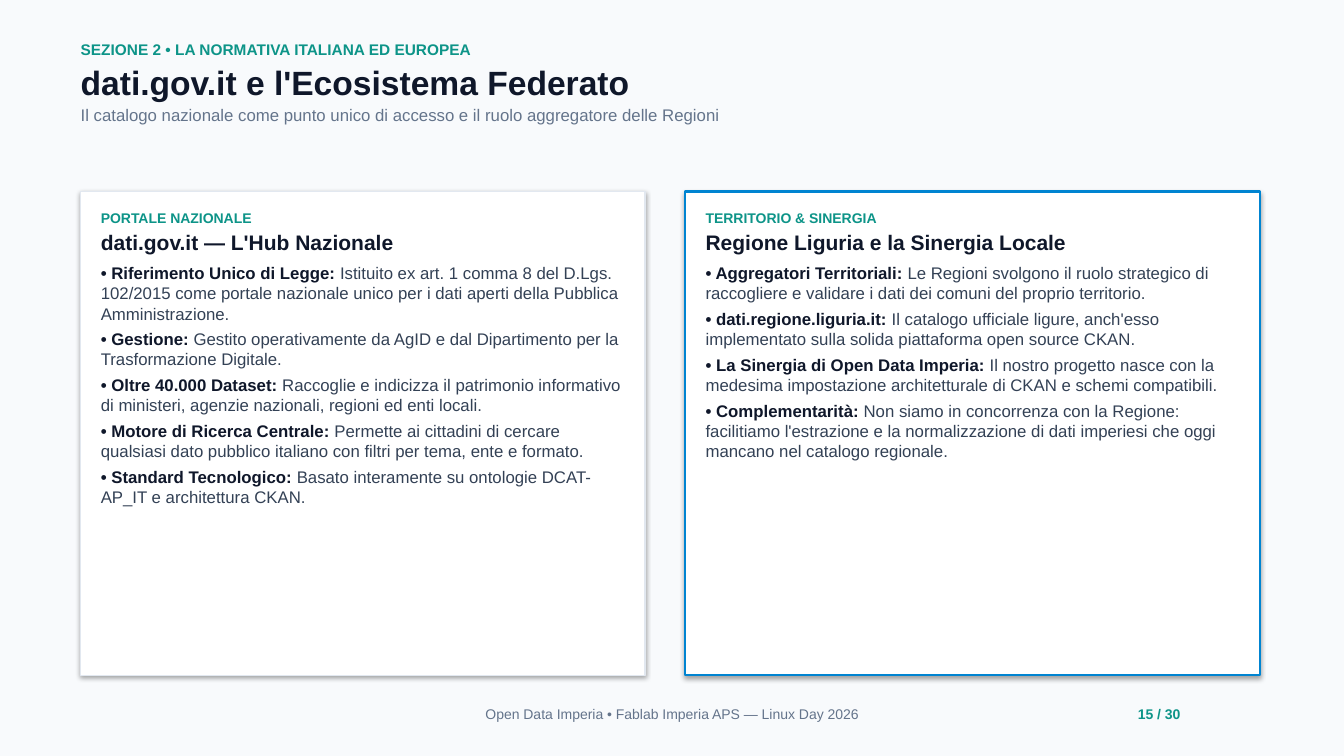
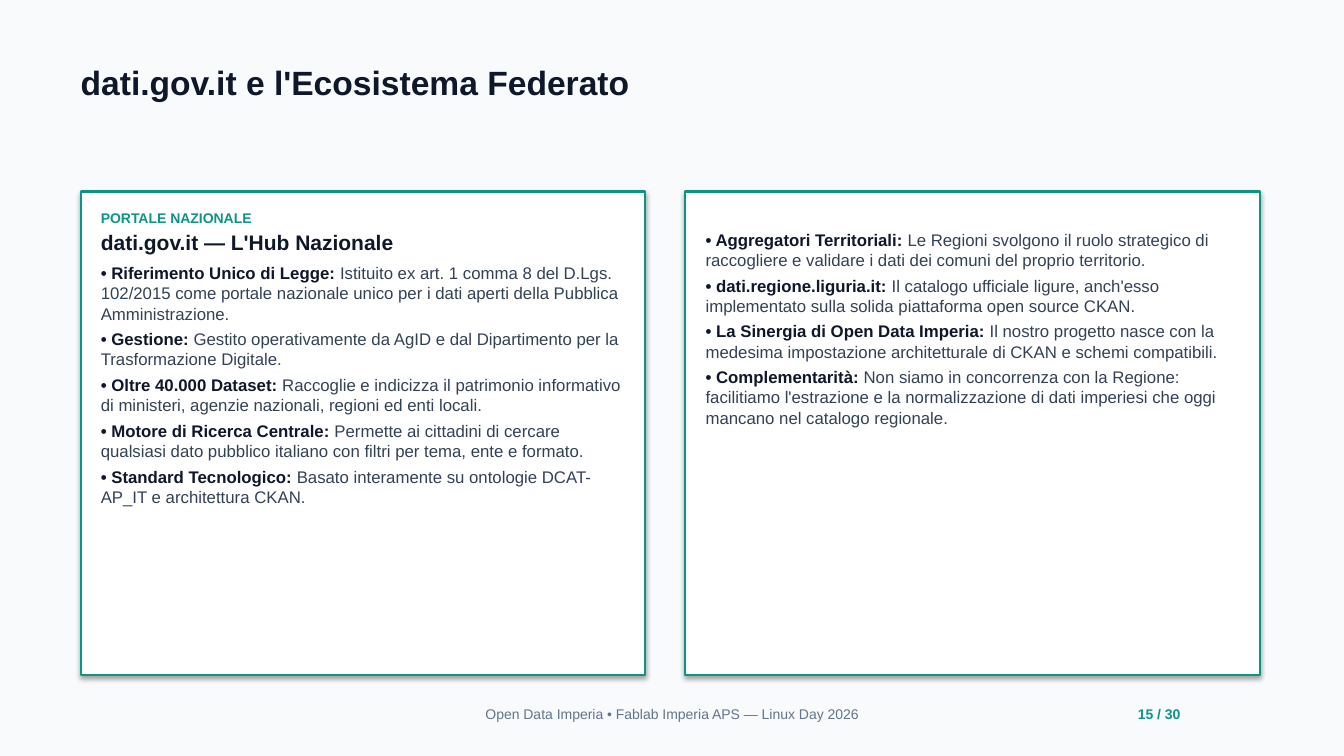
Before and after one commit to fablab-imperia/open-imperia, a slide deck: slide 15 of docs/Linux_Day_Open_Data_Imperia.odp. Drawn at 1344x756 pixels with LibreOffice and Linux fonts; fonts in the diff are those of the drawing. Boxes give left, top, right and bottom in pixels: in the first picture for what was removed or moved away, otherwise in the second. Text is boxed around its words. In the diff, an @@ line names an element or a change of style, - is before the commit and + after.

```diff
--- a/docs/Linux_Day_Open_Data_Imperia.odp
+++ b/docs/Linux_Day_Open_Data_Imperia.odp
@@ text at [81,44,471,55]: paragraph removed @@
-SEZIONE 2 • LA NORMATIVA ITALIANA ED EUROPEA
@@ text at [81,109,719,125]: paragraph removed @@
-Il catalogo nazionale come punto unico di accesso e il ruolo aggregatore delle Regioni
@@ rectangle at [81,192,645,676]: outline #E2E8F0 0.99 pt to #0D9488 1.5 pt @@
@@ rectangle at [686,192,1260,676]: outline #0084D1 1.5 pt to #0D9488 1.5 pt @@
@@ text at [706,213,1065,254]: paragraphs removed @@
-TERRITORIO & SINERGIA
-Regione Liguria e la Sinergia Locale
```
Also in this commit, not shown: 27 other slides changed, 1 slide added, 2 slides removed, 1 other file.
